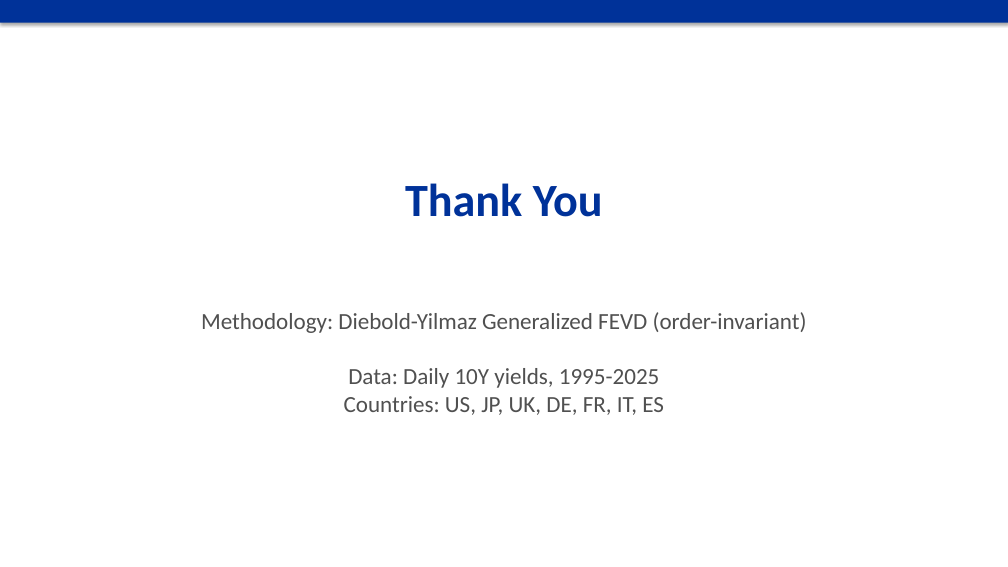
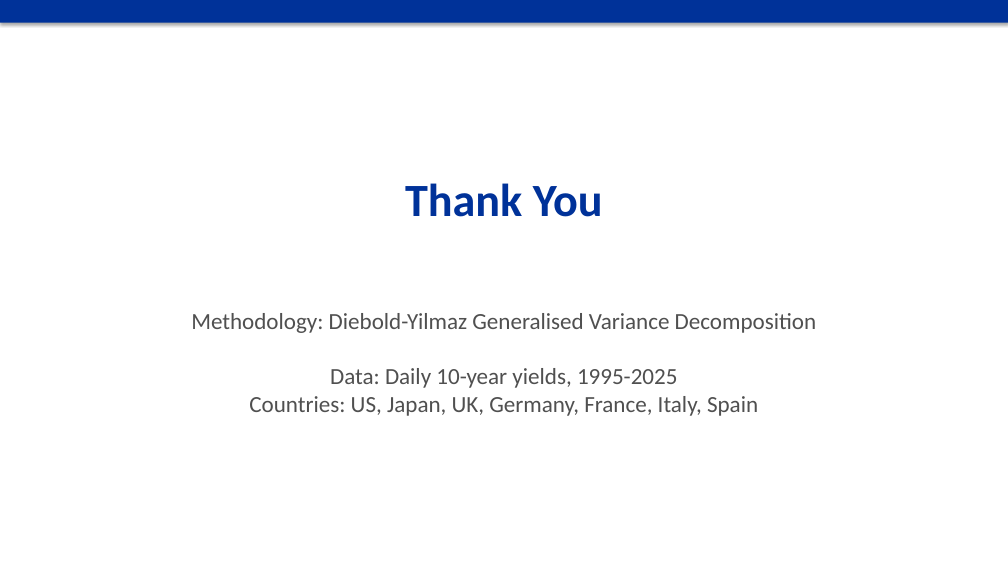
Before and after one commit to jonorice/Bond-spillovers, a slide deck: slide 17 of comprehensive_analysis/Bond_Spillovers_Policymaker_Deck.pptx (slide 18 before the commit). Drawn at 1008x567 pixels with LibreOffice and Linux fonts; fonts in the diff are those of the drawing. Boxes give left, top, right and bottom in pixels: in the first picture for what was removed or moved away, otherwise in the second. Text is boxed around its words. In the diff, an @@ line names an element or a change of style, - is before the commit and + after.

```diff
--- a/comprehensive_analysis/Bond_Spillovers_Policymaker_Deck.pptx
+++ b/comprehensive_analysis/Bond_Spillovers_Policymaker_Deck.pptx
@@ text at (191,313,816,416): text changed @@
-Methodology: Diebold-Yilmaz Generalized FEVD (order-invariant)
-Data: Daily 10Y yields, 1995-2025
-Countries: US, JP, UK, DE, FR, IT, ES
+Methodology: Diebold-Yilmaz Generalised Variance Decomposition
+Data: Daily 10-year yields, 1995-2025
+Countries: US, Japan, UK, Germany, France, Italy, Spain
```
Also in this commit, not shown: 8 other slides changed, 1 slide removed, 2 other files.
